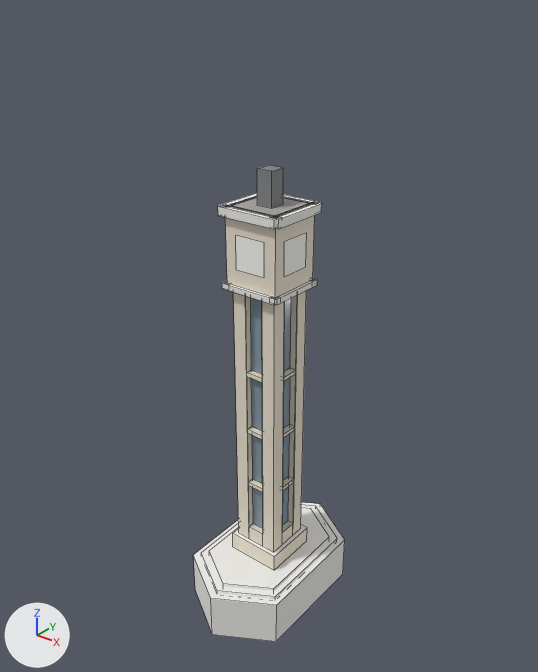
An edit to the FBX model Assets/Models/Buildings/Clock_Tower.fbx, drawn before and after from the same camera.
Camera for both pictures: a camera (50 mm lens) standing at (24.9, -31.2, 35.6) and looking at (-0.4, 0.3, 16.1). Lighting does not change. The marker at lower left points along +X, +Y and +Z. The first picture is the older version. Mesh edges are drawn as thin lines. Where no turn or scale is listed for an object, it has been applied to the vertices. Vertices at exactly the same position are counted once.

Names of what the first picture shows: 'Clock_Tower'.
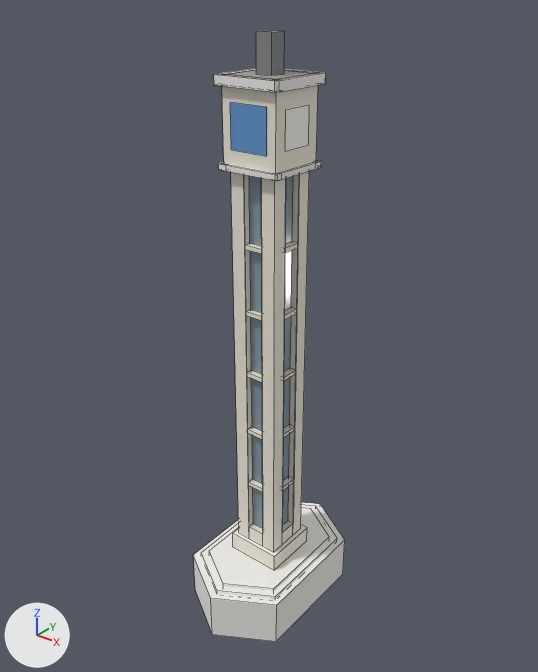
Location of each change, (x1, y1, x2, y2) in pixels of the pictures (538 x 672 px; the box of a moved part takes in the faces that stretch with it):
'Clock_Tower', reshaped (28% taller)
    before: (193, 165, 345, 642)
    after: (193, 30, 345, 642)
part 1 of me_clock_tower, moved or reshaped
    before: (222, 283, 280, 305)
    after: (246, 309, 262, 321)
part 2 of me_clock_tower, moved or reshaped
    before: (218, 204, 278, 229)
    after: (245, 243, 262, 254)
part 3 of me_clock_tower, moved or reshaped
    before: (225, 215, 315, 298)
    after: (222, 85, 318, 173)
part 4 of me_clock_tower, moved or reshaped
    before: (283, 194, 322, 205)
    after: (219, 163, 279, 181)
part 5 of me_clock_tower, moved or reshaped (not visible before)
    after: (214, 74, 281, 92)
part 6 of me_clock_tower, moved or reshaped
    before: (270, 279, 318, 305)
    after: (284, 307, 297, 320)
part 7 of me_clock_tower, moved or reshaped
    before: (270, 202, 322, 229)
    after: (285, 241, 298, 253)
part 8 of me_clock_tower, moved or reshaped
    before: (218, 193, 257, 207)
    after: (276, 161, 321, 181)
part 9 of me_clock_tower, moved or reshaped (not visible before)
    after: (277, 72, 326, 92)
part 10 of me_clock_tower, moved or reshaped
    before: (284, 233, 307, 277)
    after: (285, 105, 309, 151)
part 11 of me_clock_tower, added
    after: (284, 69, 323, 74)
part 12 of me_clock_tower, added
    after: (214, 68, 256, 75)
part 13 of me_clock_tower, moved or reshaped
    before: (226, 196, 314, 218)
    after: (223, 70, 315, 80)
part 14 of me_clock_tower, moved or reshaped
    before: (257, 165, 283, 208)
    after: (256, 30, 284, 75)
part 15 of me_clock_tower, deleted
    before: (236, 235, 264, 277)
part 16 of me_clock_tower, moved or reshaped
    before: (233, 291, 306, 552)
    after: (230, 102, 309, 552)
part 17 of me_clock_tower, edited (looks the same)
    both: (233, 291, 307, 570)

Patch to the scene script:
```diff
--- a/Assets/Models/Buildings/Clock_Tower.fbx.py
+++ b/Assets/Models/Buildings/Clock_Tower.fbx.py
@@ mat_plaster @@
+mat_plaster = principled_material('Plaster')
+mat_plaster.base_color = (0.86, 0.81, 0.7)  # white #efe8da
+mat_plaster.roughness = 0.8
@@ me_clock_tower @@
-me_clock_tower.from_pydata(...)  # 288 vertices, 168 faces; spans x -3.6..3.6, y -6.0..6.0, z -3.0..26.3
+me_clock_tower.from_pydata(...)  # 352 vertices, 208 faces; spans x -3.6..3.6, y -6.0..6.0, z -3.0..33.1
+# me_clock_tower part 1: the loose piece of 8 vertices spanning x -1.9..1.9, y -2.0..-1.5, z 19.5..19.8 is scaled about its middle by (0.316, 0.9, 0.833), then moved by (0.0, 0.5, -1.5), in mat_plaster (white #efe8da)
+# me_clock_tower part 2: the loose piece of 8 vertices spanning x -2.0..2.0, y -2.1..-1.5, z 23.8..24.3 is scaled about its middle by (0.308, 0.75, 0.5), then moved by (0.0, 0.5, -1.9), in mat_plaster (white #efe8da)
+# me_clock_tower part 3: the loose piece of 8 vertices spanning x -1.8..1.8, y -1.7..1.8, z 19.8..23.8 is moved by (0.0, 0.0, 6.8), in mat_plaster (white #efe8da)
+# me_clock_tower part 4: the loose piece of 8 vertices spanning x -2.0..2.0, y 1.5..2.1, z 23.8..24.3 is scaled about its middle by (-0.974, -0.833, 0.6), then moved by (0.0, -3.5, 2.4)
+# me_clock_tower part 5: the loose piece of 8 vertices spanning x -1.9..1.9, y 1.5..2.0, z 19.5..19.8 is scaled about its middle by (-1.03, -1.2, 1.67), then moved by (0.0, -3.5, 11.2)
+# me_clock_tower part 6: the loose piece of 8 vertices spanning x 1.5..2.0, y -1.9..1.9, z 19.5..19.8 is scaled about its middle by (0.9, 0.316, 0.833), then moved by (-0.5, 0.0, -1.5), in mat_plaster (white #efe8da)
+# me_clock_tower part 7: the loose piece of 8 vertices spanning x 1.5..2.1, y -1.9..2.0, z 23.8..24.3 is scaled about its middle by (0.75, 0.308, 0.5), then moved by (-0.5, 0.0, -1.9), in mat_plaster (white #efe8da)
+# me_clock_tower part 8: the loose piece of 8 vertices spanning x -2.1..-1.5, y -1.9..2.0, z 23.8..24.3 is scaled about its middle by (-0.833, -0.974, 0.6), then moved by (3.5, 0.0, 2.4)
+# me_clock_tower part 9: the loose piece of 8 vertices spanning x -2.0..-1.5, y -1.9..1.9, z 19.5..19.8 is scaled about its middle by (-1.2, -1.03, 1.67), then moved by (3.5, 0.0, 11.2)
+# me_clock_tower part 10: the loose piece of 4 vertices spanning x 1.8, y -1.0..1.0, z 20.8..22.8 is moved by (0.0, 0.0, 6.8)
+# me_clock_tower part 11: the loose piece of 8 vertices spanning x -2.0..2.0, y 1.5..2.1, z 23.8..24.3 is copied, and the copy is moved by (0.0, 0.0, 6.8); it spans x -2.0..2.0, y 1.5..2.1, z 30.6..31.1
+# me_clock_tower part 12: the loose piece of 8 vertices spanning x -2.1..-1.5, y -1.9..2.0, z 23.8..24.3 is copied, and the copy is moved by (0.0, 0.0, 6.8); it spans x -2.1..-1.5, y -1.9..2.0, z 30.6..31.1
+# me_clock_tower part 13: the loose piece of 4 vertices spanning x -1.8..1.8, y -1.7..1.8, z 24.3 is moved by (0.0, 0.0, 6.8)
+# me_clock_tower part 14: the loose piece of 8 vertices spanning x -0.5..0.5, y -0.5..0.5, z 24.3..26.3 is moved by (0.0, 0.0, 6.8)
+# me_clock_tower part 15: the loose piece of 4 vertices spanning x -1.0..1.0, y -1.8, z 20.8..22.8 is deleted
+# me_clock_tower part 16: 20 vertices moved from x -1.5..1.5, y -1.5..1.5, z 19.8 to x -1.5..1.5, y -1.5..1.5, z 26.6; 8 vertices added at x -1.2..1.2, y -1.8..1.8, z 27.4..29.8
+# me_clock_tower part 17: 88 faces spanning x -1.8..1.8, y -1.8..1.8, z 0.4..26.6 switch from mat_stone (pale yellow #ece3d1) to mat_plaster (white #efe8da)
+# other edits to the shape of me_clock_tower do not show in these pictures
 me_clock_tower.materials.append(mat_concrete)
@@ me_clock_tower @@
 me_clock_tower.materials.append(mat_metal)
+me_clock_tower.materials.append(mat_emblem)  # blue #6195ce
```
